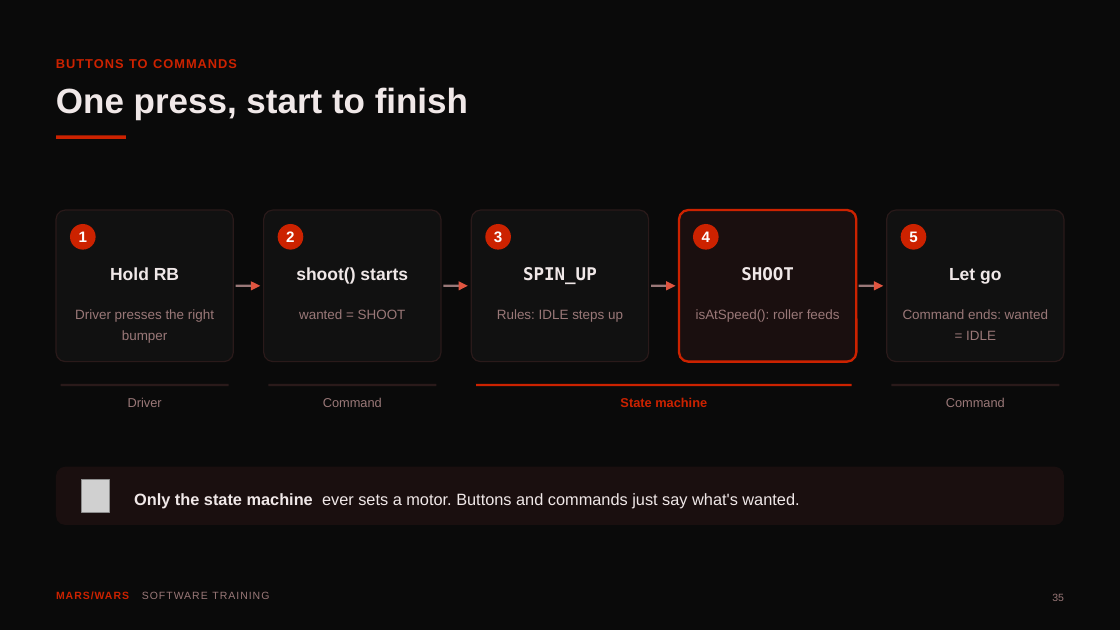
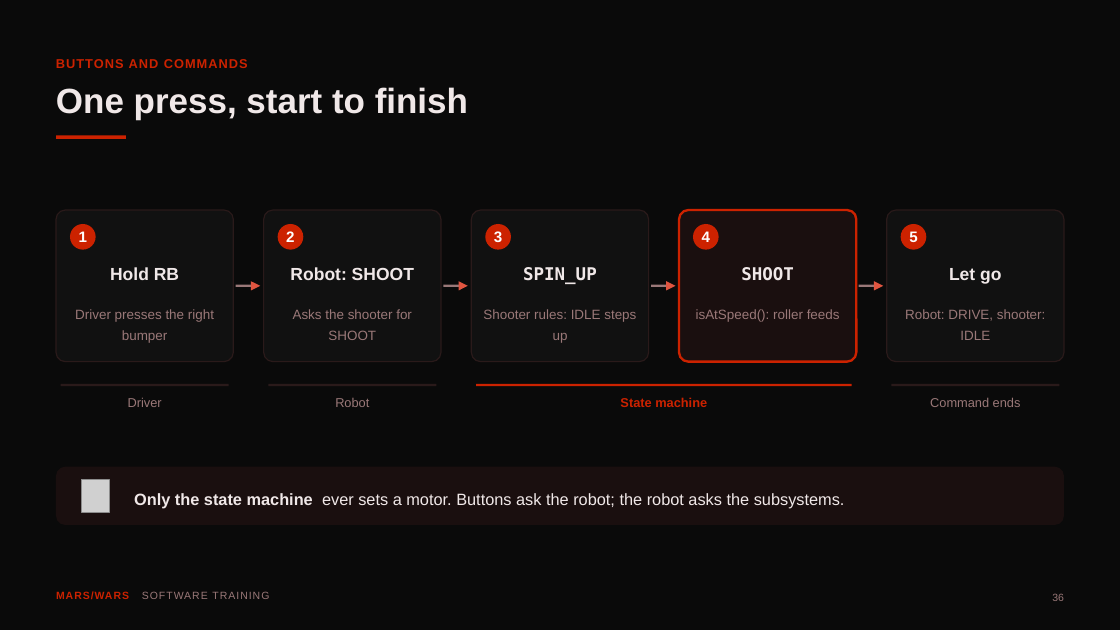
Before and after one commit to FRC-Team-4143/scriptum-lessons, a slide deck: slide 36 of deck7-state-machines-and-commands.pptx (slide 35 before the commit). Drawn at 1120x630 pixels with LibreOffice and Linux fonts; fonts in the diff are those of the drawing; grey boxes stand for pictures. Boxes give left, top, right and bottom in pixels: in the first picture for what was removed or moved away, otherwise in the second. Text is boxed around its words. In the diff, an @@ line names an element or a change of style, - is before the commit and + after.

```diff
--- a/deck7-state-machines-and-commands.pptx
+++ b/deck7-state-machines-and-commands.pptx
@@ text at (56,59,248,68): text changed @@
-BUTTONS TO COMMANDS
+BUTTONS AND COMMANDS
@@ text at (290,267,414,280): text changed @@
-shoot() starts
+Robot: SHOOT
@@ text at (293,309,412,340): text changed @@
-wanted = SHOOT
+Asks the shooter for SHOOT
@@ text at (483,309,636,343): text changed @@
-Rules: IDLE steps up
+Shooter rules: IDLE steps up
@@ text at (905,309,1045,340): text changed @@
-Command ends: wanted = IDLE
+Robot: DRIVE, shooter: IDLE
@@ text at (335,398,369,407): text changed @@
-Command
+Robot
@@ text at (930,397,1021,407): text changed @@
-Command
+Command ends
@@ text at (134,493,845,509): text changed @@
-Only the state machine ever sets a motor. Buttons and commands just say what's wanted.
+Only the state machine ever sets a motor. Buttons ask the robot; the robot asks the subsystems.
```
Also in this commit, not shown: 12 other slides changed, 6 slides added, 5 slides removed, 3 other files.
